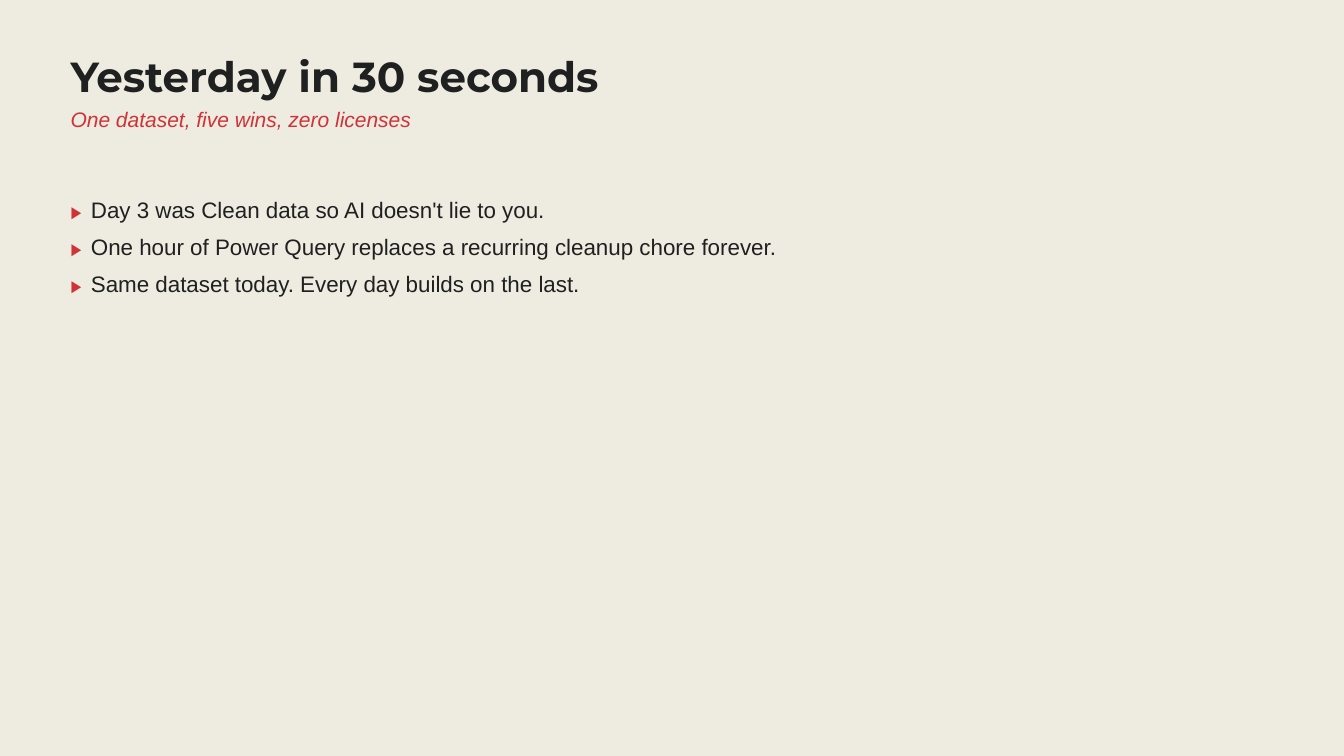
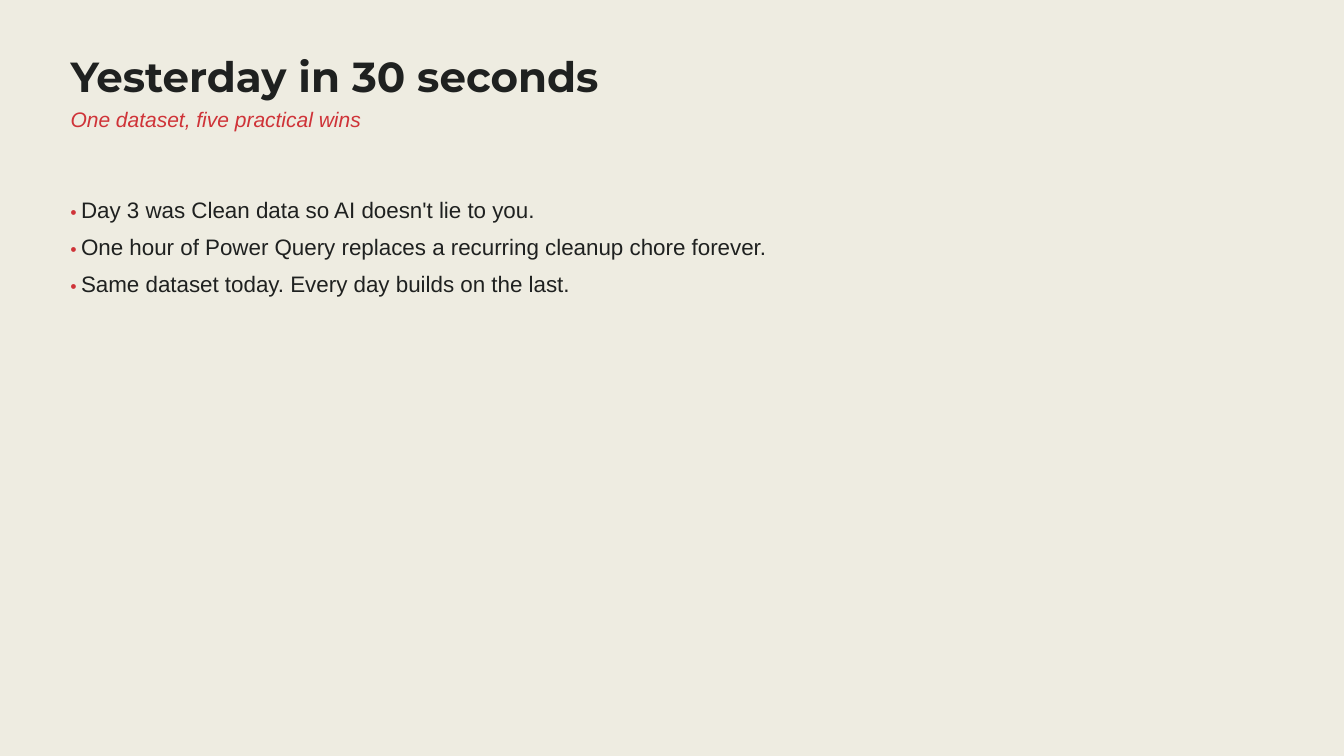
Before and after one commit to stringfestdata/guerilla-ai-for-excel, a slide deck: slide 2 of Day 4/Guerrilla AI - Day 4 - Slides.pptx. Drawn at 1344x756 pixels with LibreOffice and Linux fonts; fonts in the diff are those of the drawing. Boxes give left, top, right and bottom in pixels: in the first picture for what was removed or moved away, otherwise in the second. Text is boxed around its words. In the diff, an @@ line names an element or a change of style, - is before the commit and + after.

```diff
--- a/Day 4/Guerrilla AI - Day 4 - Slides.pptx
+++ b/Day 4/Guerrilla AI - Day 4 - Slides.pptx
@@ text at [71, 111, 361, 131]: text changed @@
-One dataset, five wins, zero licenses
+One dataset, five practical wins
@@ text at [81, 201, 766, 297]: text changed @@
-▶ Day 3 was Clean data so AI doesn't lie to you.
-▶ One hour of Power Query replaces a recurring cleanup chore forever.
-▶ Same dataset today. Every day builds on the last.
+• Day 3 was Clean data so AI doesn't lie to you.
+• One hour of Power Query replaces a recurring cleanup chore forever.
+• Same dataset today. Every day builds on the last.
```
Also in this commit, not shown: 6 other slides changed, 1 slide added, 1 slide removed, 11 other files.
